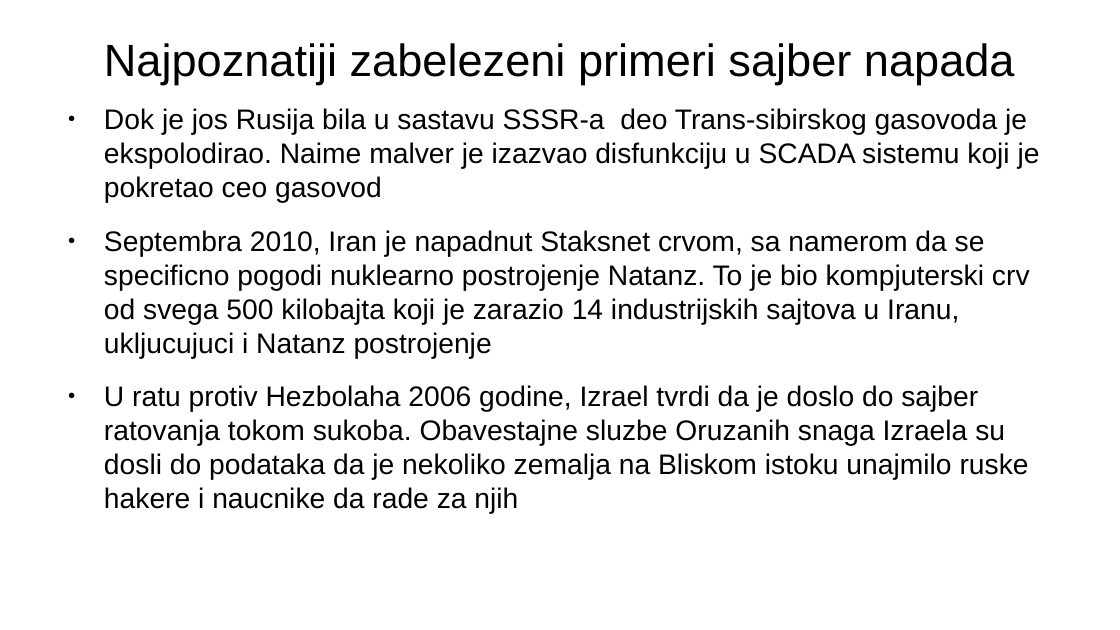
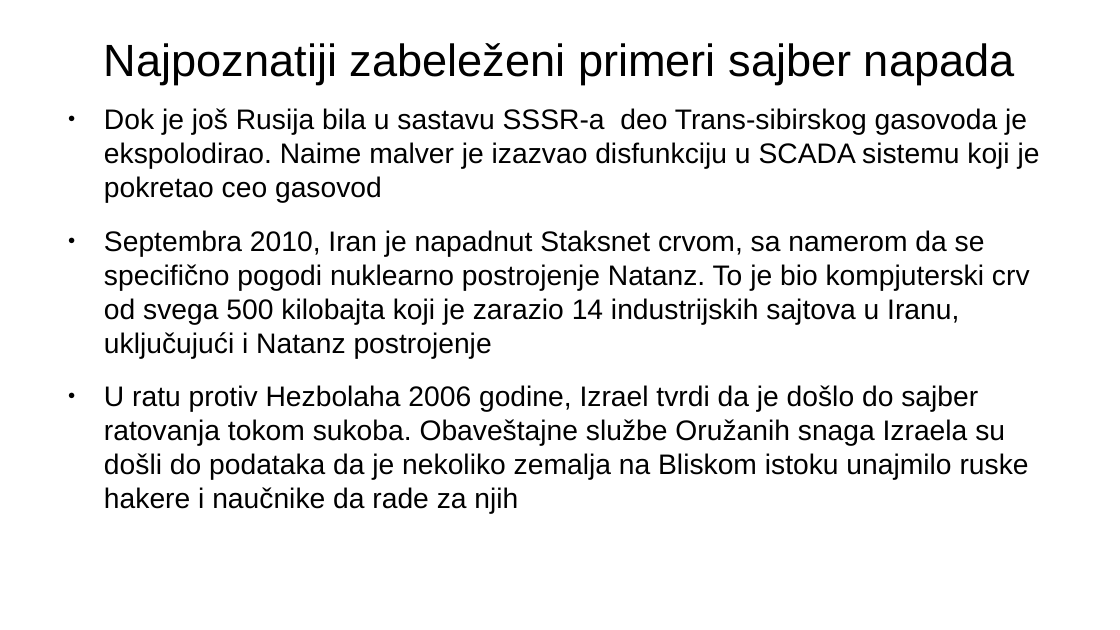
Before and after one commit to vukvuk21/RID, a slide deck: slide 12 of rid_2022_seminarski/mi19120_Luka_Vukotic/Predavanje_2/SajberRat.odp. Drawn at 1120x630 pixels with LibreOffice and Linux fonts; fonts in the diff are those of the drawing. Boxes give left, top, right and bottom in pixels: in the first picture for what was removed or moved away, otherwise in the second. Text is boxed around its words. In the diff, an @@ line names an element or a change of style, - is before the commit and + after.

```diff
--- a/rid_2022_seminarski/mi19120_Luka_Vukotic/Predavanje_2/SajberRat.odp
+++ b/rid_2022_seminarski/mi19120_Luka_Vukotic/Predavanje_2/SajberRat.odp
@@ title at [104, 43, 1015, 84]: text changed @@
-Najpoznatiji zabelezeni primeri sajber napada
+Najpoznatiji zabeleženi primeri sajber napada
@@ text at [104, 108, 1040, 514]: text changed @@
-● Dok je jos Rusija bila u sastavu SSSR-a deo Trans-sibirskog gasovoda je ekspolodirao. Naime malver je izazvao disfunkciju u SCADA sistemu koji je pokretao ceo gasovod
-● Septembra 2010, Iran je napadnut Staksnet crvom, sa namerom da se specificno pogodi nuklearno postrojenje Natanz. To je bio kompjuterski crv od svega 500 kilobajta koji je zarazio 14 industrijskih sajtova u Iranu, ukljucujuci i Natanz postrojenje
-● U ratu protiv Hezbolaha 2006 godine, Izrael tvrdi da je doslo do sajber ratovanja tokom sukoba. Obavestajne sluzbe Oruzanih snaga Izraela su dosli do podataka da je nekoliko zemalja na Bliskom istoku unajmilo ruske hakere i naucnike da rade za njih
+● Dok je još Rusija bila u sastavu SSSR-a deo Trans-sibirskog gasovoda je ekspolodirao. Naime malver je izazvao disfunkciju u SCADA sistemu koji je pokretao ceo gasovod
+● Septembra 2010, Iran je napadnut Staksnet crvom, sa namerom da se specifično pogodi nuklearno postrojenje Natanz. To je bio kompjuterski crv od svega 500 kilobajta koji je zarazio 14 industrijskih sajtova u Iranu, uključujući i Natanz postrojenje
+● U ratu protiv Hezbolaha 2006 godine, Izrael tvrdi da je došlo do sajber ratovanja tokom sukoba. Obaveštajne službe Oružanih snaga Izraela su došli do podataka da je nekoliko zemalja na Bliskom istoku unajmilo ruske hakere i naučnike da rade za njih
```
Also in this commit, not shown: 10 other slides changed, 5 other files.
